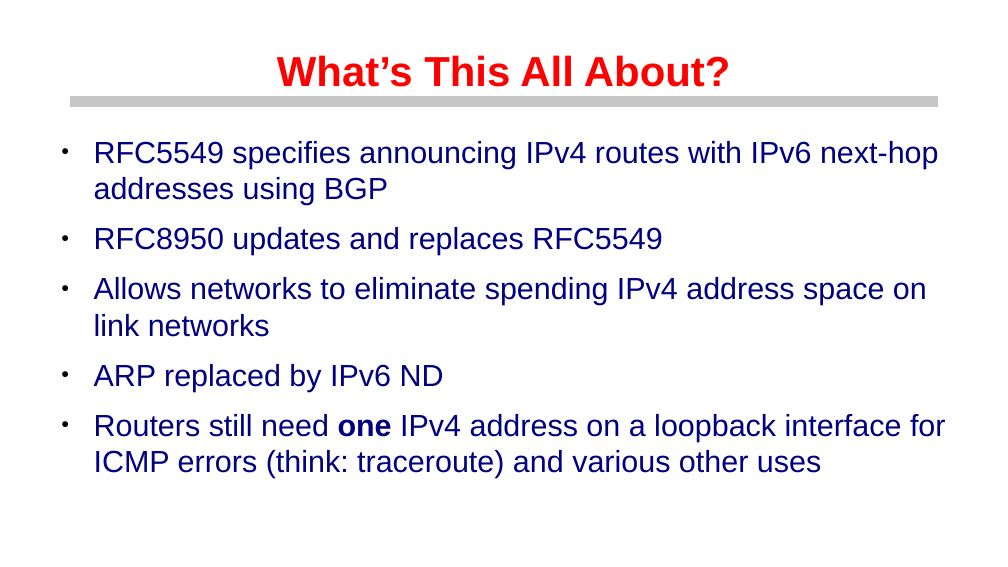
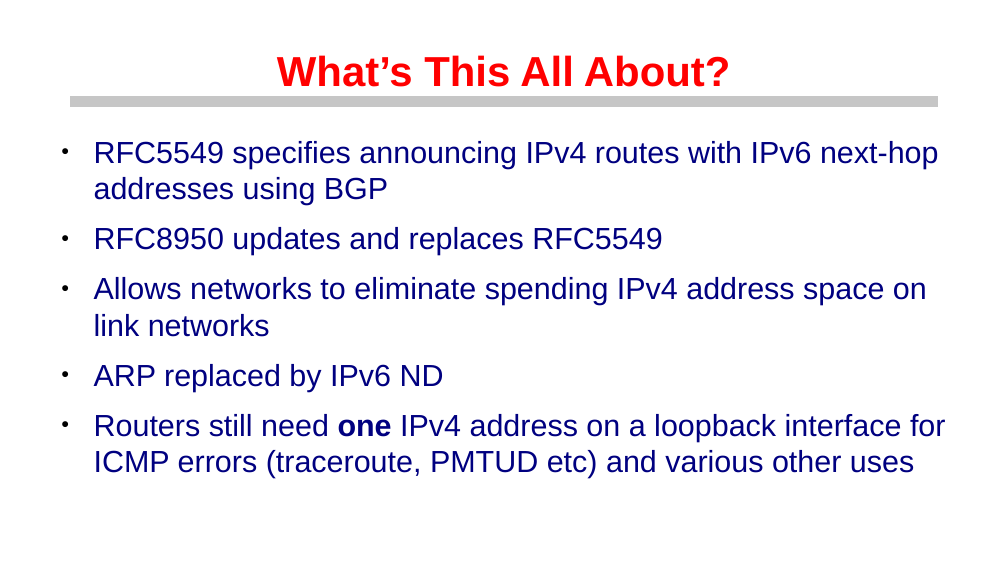
Before and after one commit to euro-ix/rfc8950-ixp, a slide deck: slide 2 of presentations/ipv6-only-ixps.odp. Drawn at 1008x567 pixels with LibreOffice and Linux fonts; fonts in the diff are those of the drawing; background and template pictures are left out. Boxes give left, top, right and bottom in pixels: in the first picture for what was removed or moved away, otherwise in the second. Text is boxed around its words. In the diff, an @@ line names an element or a change of style, - is before the commit and + after.

```diff
--- a/presentations/ipv6-only-ixps.odp
+++ b/presentations/ipv6-only-ixps.odp
@@ text at (x1=94, y1=414, x2=946, y2=478): text changed @@
-● Routers still need one IPv4 address on a loopback interface for ICMP errors (think: traceroute) and various other uses
+● Routers still need one IPv4 address on a loopback interface for ICMP errors (traceroute, PMTUD etc) and various other uses
```
Also in this commit, not shown: 5 other slides changed, 3 slides added, 1 other file.
